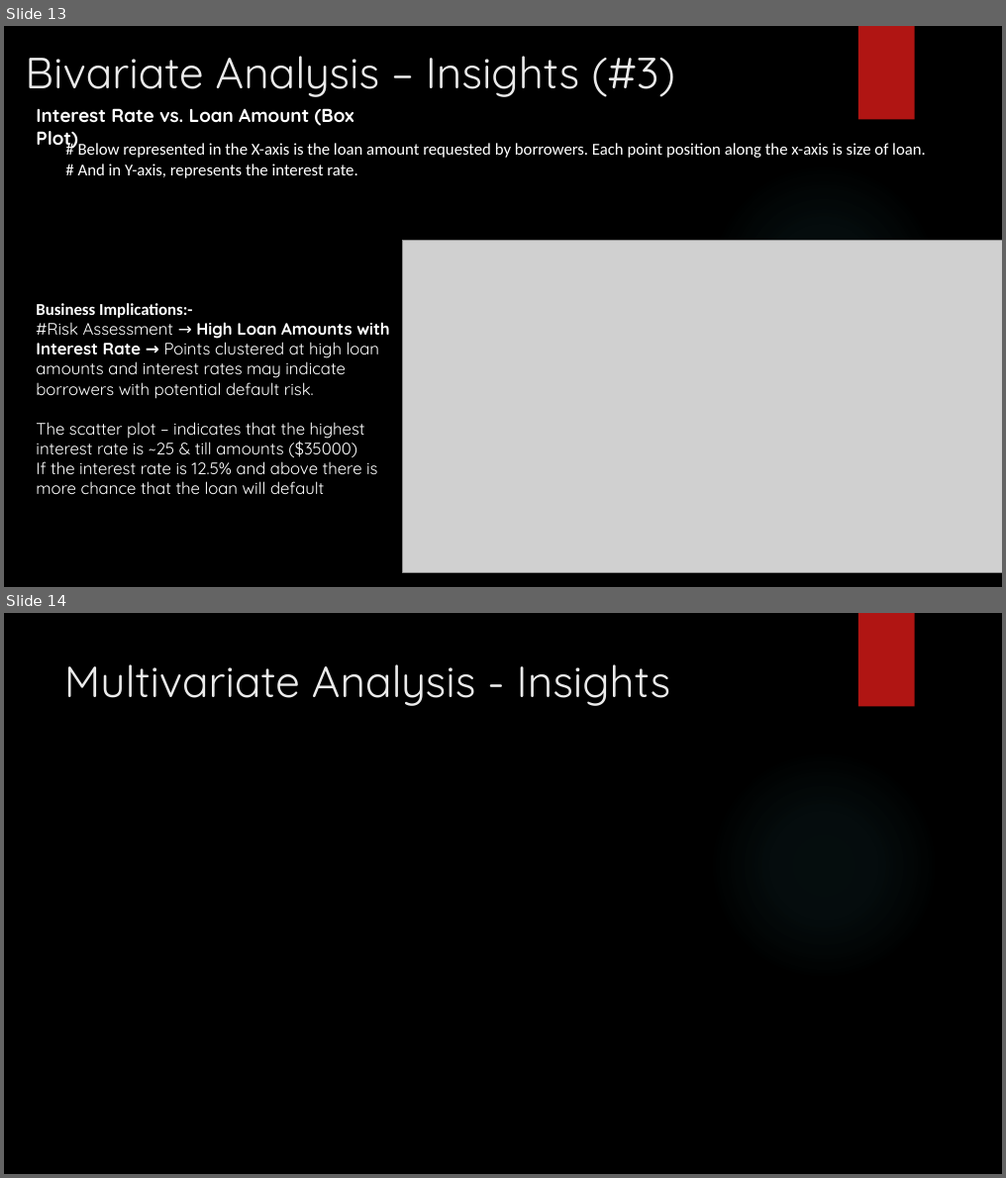
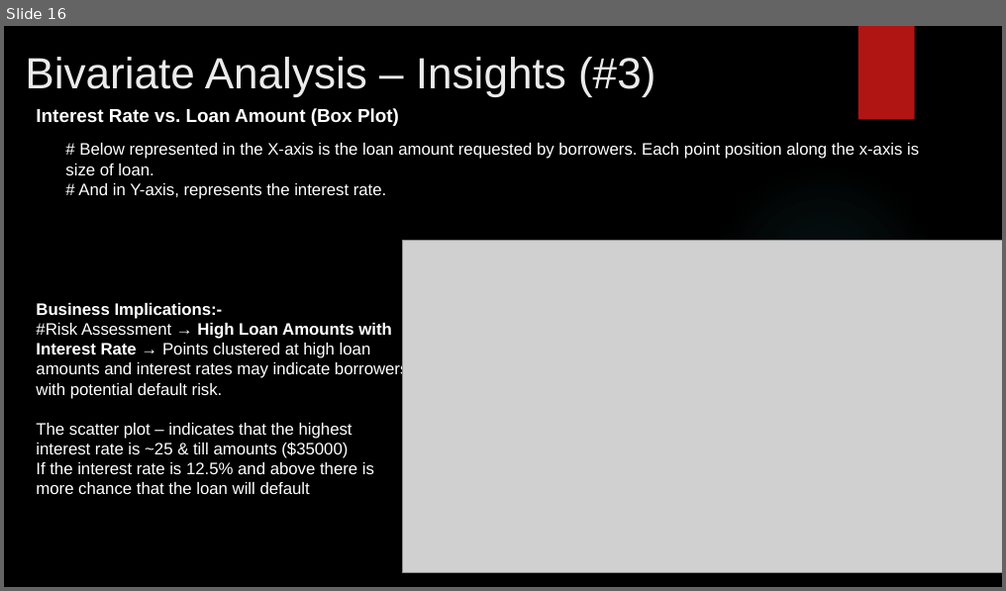
Before and after one commit to phanirajcm/LendingClubCaseStudy, a slide deck: Lending Club Case Study.pptx. Shown one above the other, each under a label of ours: slides 13 and 14 before the commit, slide 16 after it. The pictures are 1006x1178 and 1006x591 pixels, drawn with LibreOffice and Linux fonts; fonts in the diff are those of the drawing; grey boxes stand for pictures; background and template pictures are left out. Boxes give left, top, right and bottom in pixels: in the first picture for what was removed or moved away, otherwise in the second. Text is boxed around its words. In the diff, an @@ line names an element or a change of style, - is before the commit and + after.

```diff
--- a/Lending Club Case Study.pptx
+++ b/Lending Club Case Study.pptx
@@ slide 14 removed at box(4, 613, 1002, 1174), background picture (left out); not listed: 2 template elements that a slide beside it also shows @@
@@ title removed at box(64, 664, 671, 706) @@
-Multivariate Analysis - Insights
@@ what was slide 13 is now slide 16 @@
@@ slide 16 changed as well @@
@@ title "Bivariate Analysis – Insights (#3)" at box(25, 57, 655, 97): font Quicksand to Arial @@
@@ text "Interest Rate vs. Loan Amount ..." at box(36, 108, 399, 126): font Quicksand to Arial @@
@@ text "# Below represented in the ..." at box(65, 143, 919, 199): font Calibri to Arial @@
@@ text "Business Implications:-" at box(36, 303, 408, 494): font Calibri to Arial in "Business Implications:-"; font Quicksand to Arial @@
```
Also in this commit, not shown: 12 other slides changed, 7 slides added.
